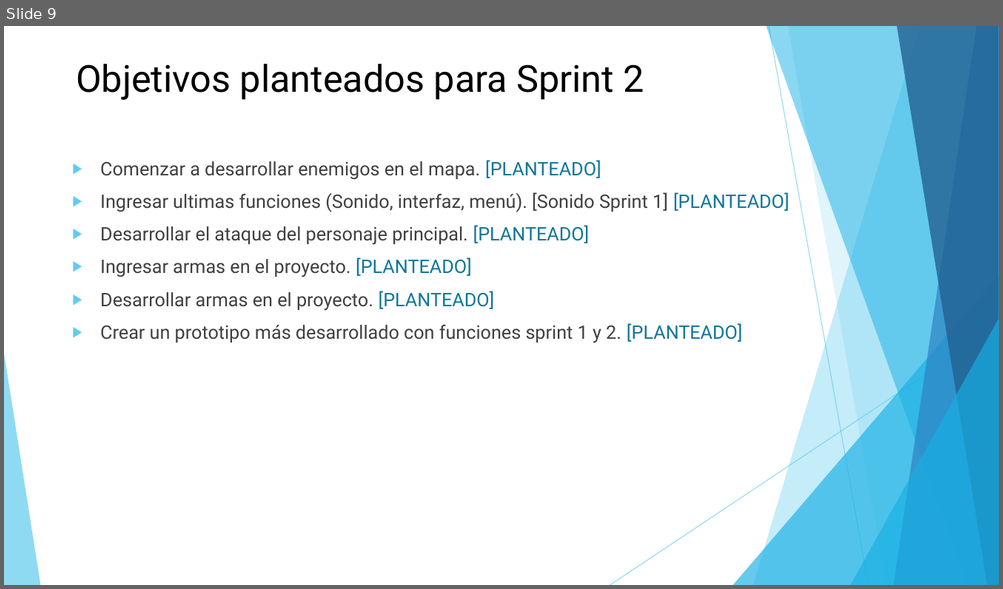
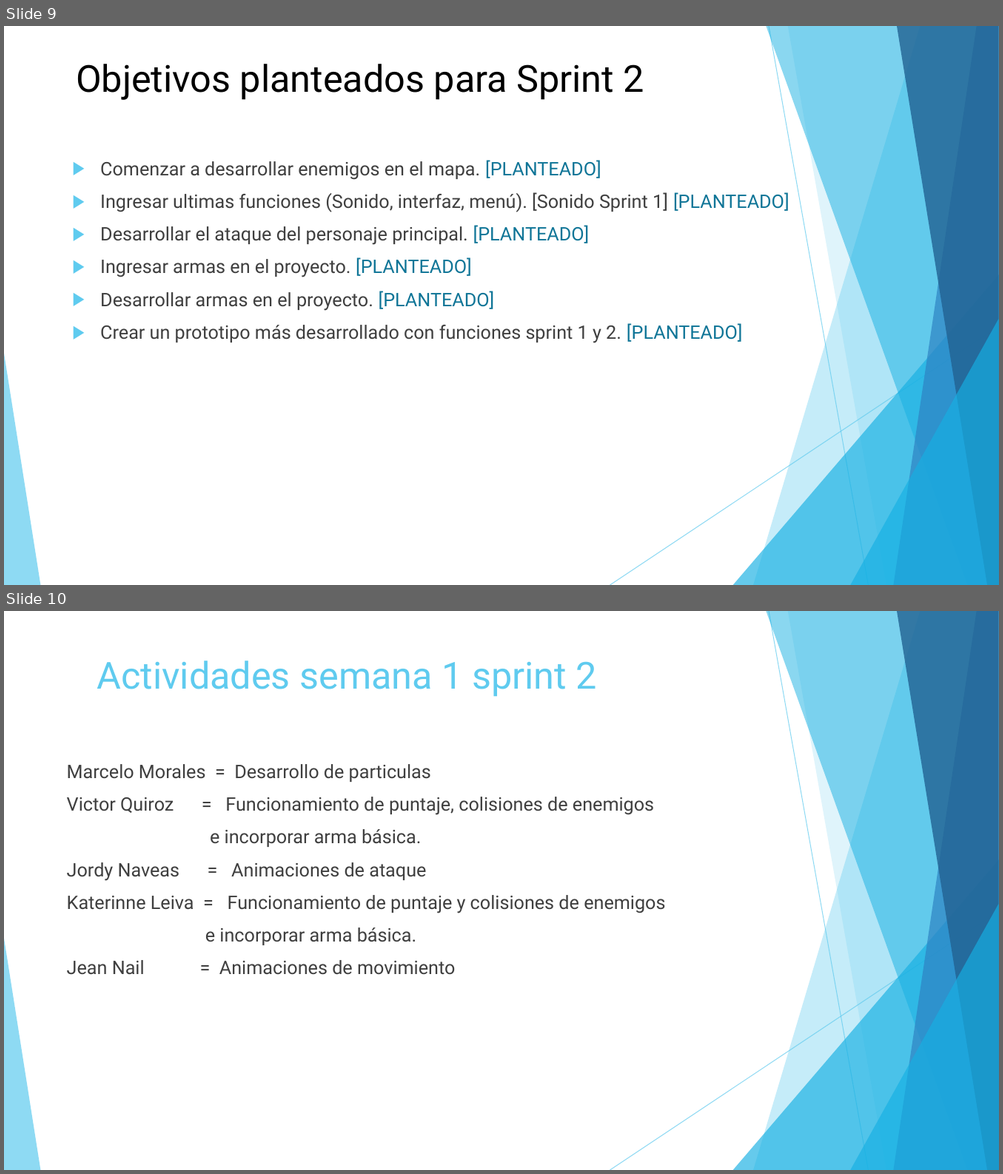
Before and after one commit to vicquiroz/SlimeSmasher, a slide deck: burndown y trabajo de equipo/Presentacion Sprint 1.pptx. Shown one above the other, each under a label of ours: slide 9 before the commit, slides 9 and 10 after it. The pictures are 1003x589 and 1003x1174 pixels, drawn with LibreOffice and Linux fonts; fonts in the diff are those of the drawing. Boxes give left, top, right and bottom in pixels: in the first picture for what was removed or moved away, otherwise in the second. Text is boxed around its words. In the diff, an @@ line names an element or a change of style, - is before the commit and + after.

Commit message:
presentación sprint 1
últimos ajustes en la presentación

```diff
--- a/burndown y trabajo de equipo/Presentacion Sprint 1.pptx
+++ b/burndown y trabajo de equipo/Presentacion Sprint 1.pptx
@@ slide 10 added at (4,611,999,1170), background #FFFFFF; not listed: 10 template elements that a slide beside it also shows @@
@@ title added at (97,661,597,696), 36 pt, text #5FCBEF @@
+Actividades semana 1 sprint 2
@@ text added at (67,764,665,975), 18 pt, text #3F3F3F @@
+Marcelo Morales = Desarrollo de particulas
+Victor Quiroz = Funcionamiento de puntaje, colisiones de enemigos
+e incorporar arma básica.
+Jordy Naveas = Animaciones de ataque
+Katerinne Leiva = Funcionamiento de puntaje y colisiones de enemigos
+e incorporar arma básica.
+Jean Nail = Animaciones de movimiento
@@ slide 9 changed as well @@
@@ text "Comenzar a desarrollar enemigos en ..." at (100,160,789,343): text colour #404040 to #3F3F3F in "Comenzar a desarrollar enemigos en el mapa.", "Ingresar ultimas funciones (Sonido, interfaz, menú). [Sonido ...", "Desarrollar el ataque del personaje principal.", "Ingresar armas en el proyecto." and 2 more places; text colour #0F7698 to #0F7597 in "[PLANTEADO]", "[PLANTEADO]", "[PLANTEADO]", "[PLANTEADO]" and 2 more places; less space between paragraphs @@
```
Also in this commit, not shown: 12 other slides changed.
